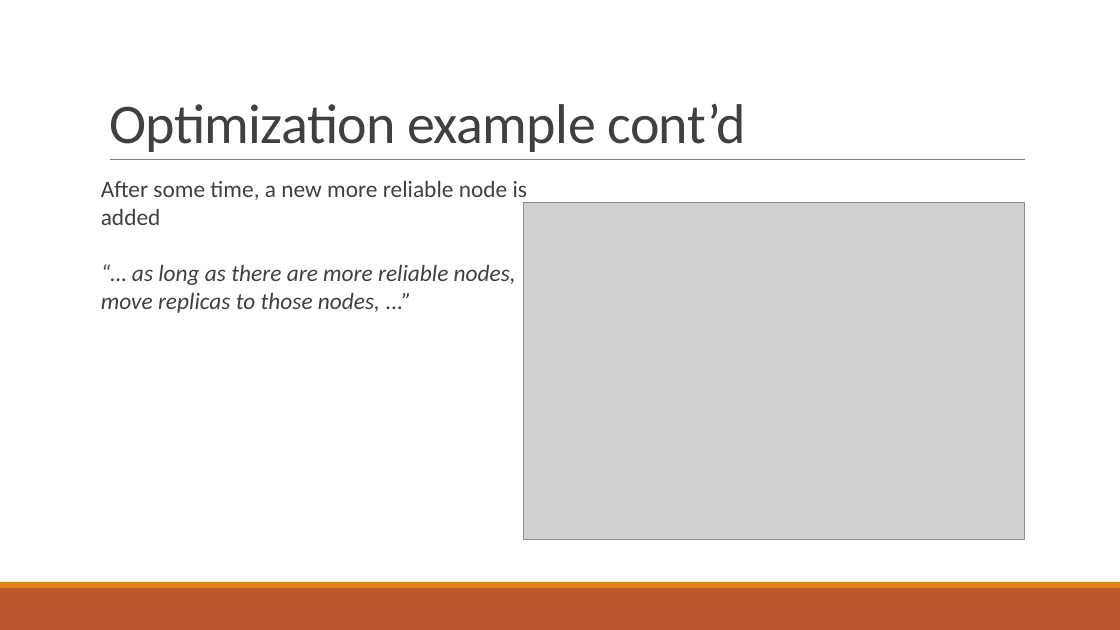
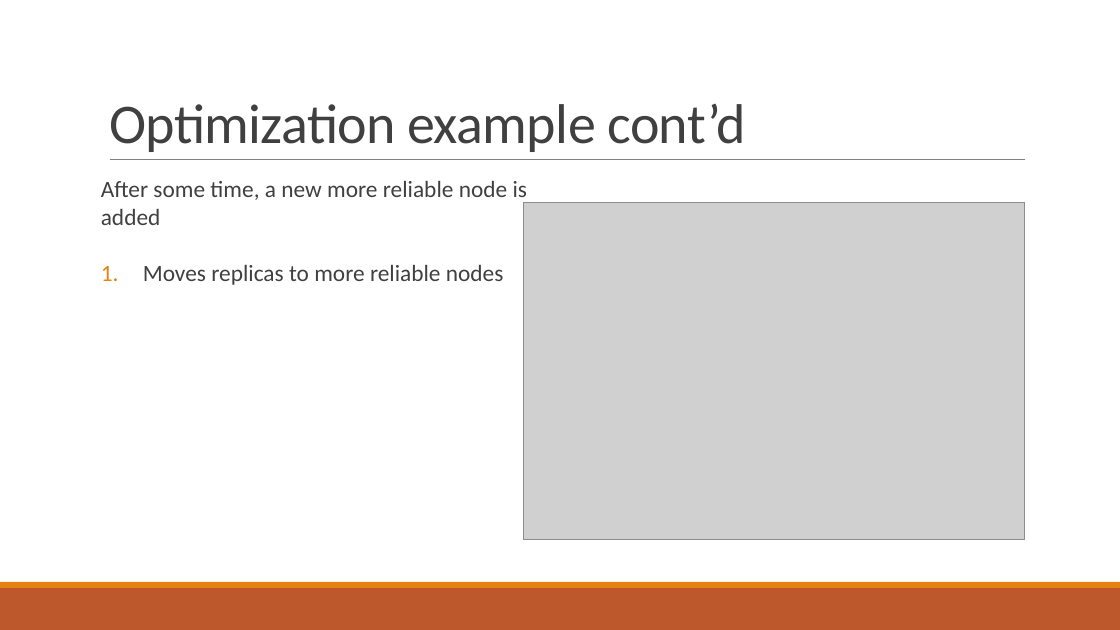
Before and after one commit to PStahl/master_thesis, a slide deck: slide 19 of presentation/presentation2.pptx. Drawn at 1120x630 pixels with LibreOffice and Linux fonts; fonts in the diff are those of the drawing; grey boxes stand for pictures. Boxes give left, top, right and bottom in pixels: in the first picture for what was removed or moved away, otherwise in the second. Text is boxed around its words. In the diff, an @@ line names an element or a change of style, - is before the commit and + after.

Commit message:
update presentation

```diff
--- a/presentation/presentation2.pptx
+++ b/presentation/presentation2.pptx
@@ text at (x1=143, y1=265, x2=504, y2=285): text changed; italic off @@
-“… as long as there are more reliable nodes,
-move replicas to those nodes, ...”
+1. Moves replicas to more reliable nodes
```
Also in this commit, not shown: 1 other slide changed, 1 slide removed.
